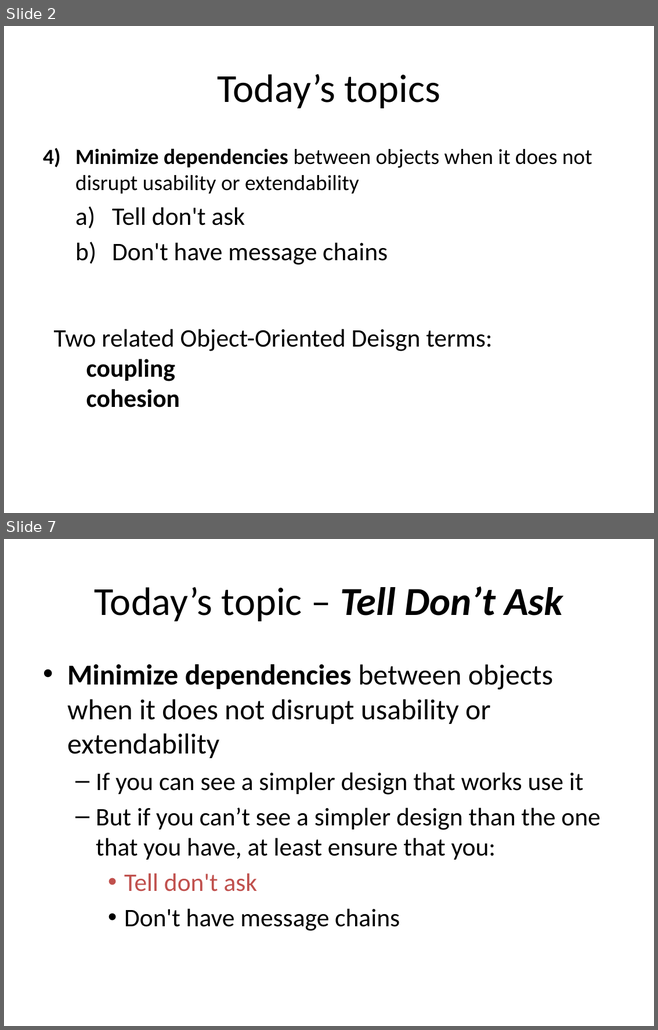
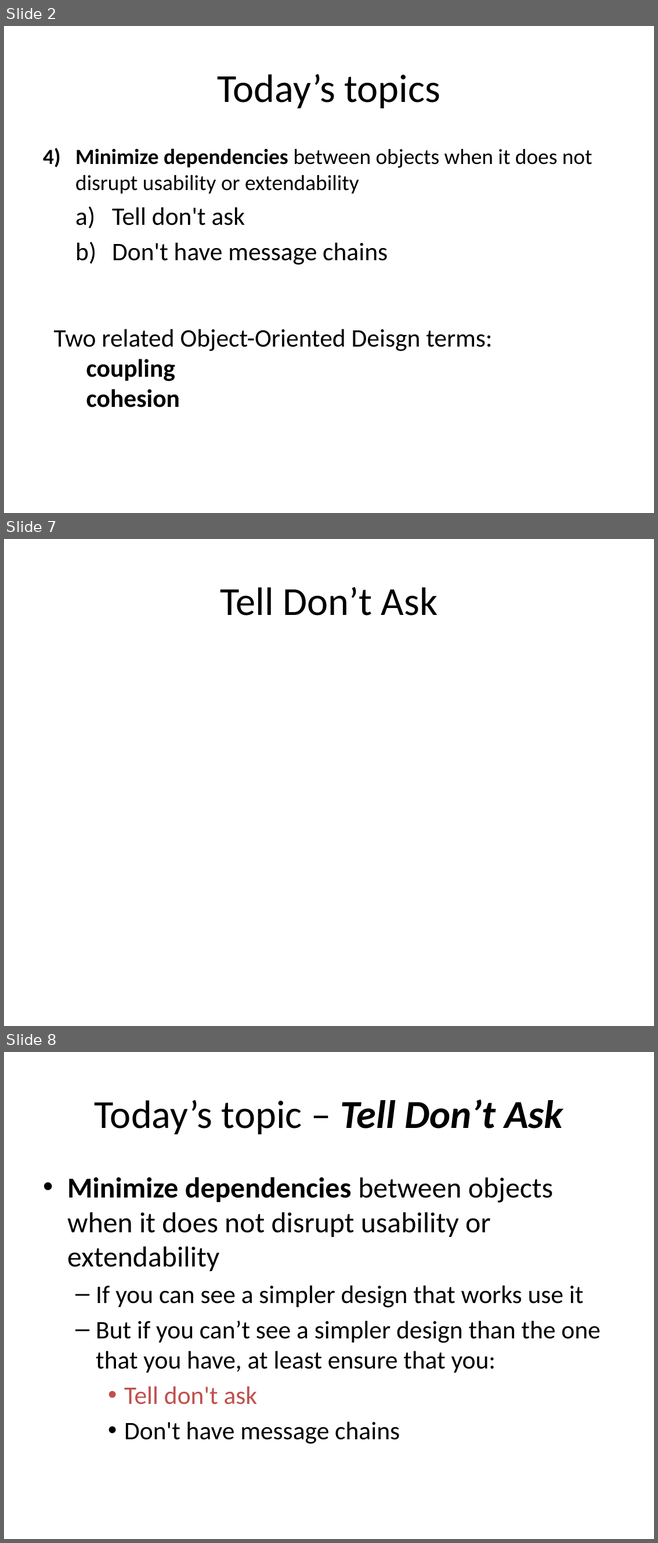
Before and after one commit to RHIT-CSSE/csse220, a slide deck: ClassMaterials/CohesionAndCoupling/Slides/Cohesion_And_Coupling.pptx. Shown one above the other, each under a label of ours: slides 2 and 7 before the commit, slides 2, 7 and 8 after it; the slides between them are not shown. The pictures are 658x1030 and 658x1543 pixels, drawn with LibreOffice and Linux fonts; fonts in the diff are those of the drawing. Boxes give left, top, right and bottom in pixels: in the first picture for what was removed or moved away, otherwise in the second. Text is boxed around its words. In the diff, an @@ line names an element or a change of style, - is before the commit and + after.

```diff
--- a/ClassMaterials/CohesionAndCoupling/Slides/Cohesion_And_Coupling.pptx
+++ b/ClassMaterials/CohesionAndCoupling/Slides/Cohesion_And_Coupling.pptx
@@ slide 7 added at bbox=[4, 539, 654, 1026], background #FFFFFF @@
@@ title added at bbox=[220, 587, 437, 616], 44 pt, text #000000 @@
+Tell Don’t Ask
@@ what was slide 7 is now slide 8 @@
```
Also in this commit, not shown: 10 slides changed.
